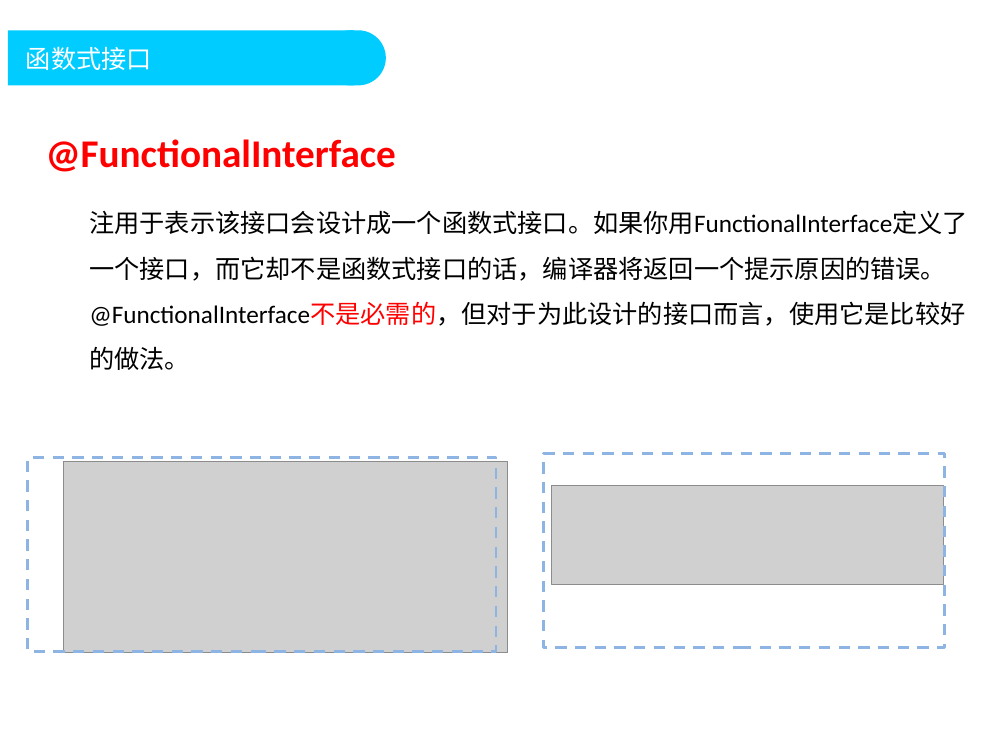
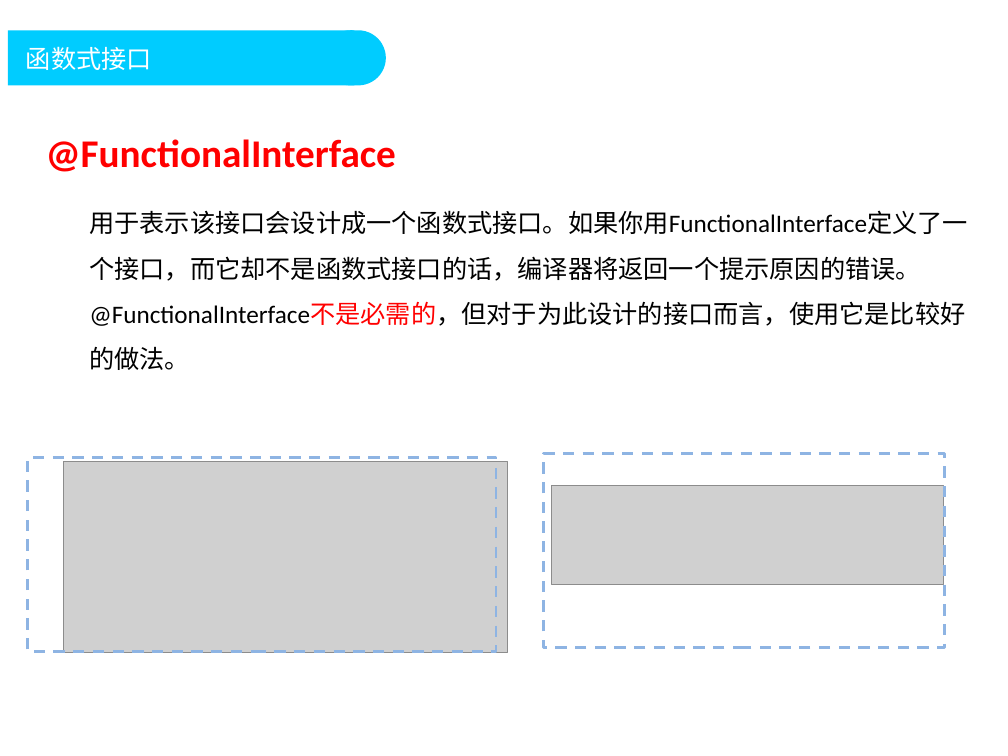
Before and after one commit to DoublePoint/MVC, a slide deck: slide 28 of 04相关插件/Java8/Java高级教程2.pptx. Drawn at 1008x756 pixels with LibreOffice and Linux fonts; fonts in the diff are those of the drawing; grey boxes stand for pictures; background and template pictures are left out. Boxes give left, top, right and bottom in pixels: in the first picture for what was removed or moved away, otherwise in the second. Text is boxed around its words. In the diff, an @@ line names an element or a change of style, - is before the commit and + after.

```diff
--- a/04相关插件/Java8/Java高级教程2.pptx
+++ b/04相关插件/Java8/Java高级教程2.pptx
@@ text at (89,210,968,281): text changed @@
-注用于表示该接口会设计成一个函数式接口。如果你用FunctionalInterface定义了一个接口，而它却不是函数式接口的话，编译器将返回一个提示原因的错误。
+用于表示该接口会设计成一个函数式接口。如果你用FunctionalInterface定义了一个接口，而它却不是函数式接口的话，编译器将返回一个提示原因的错误。
```
Also in this commit, not shown: 5 other slides changed, 1 other file.
